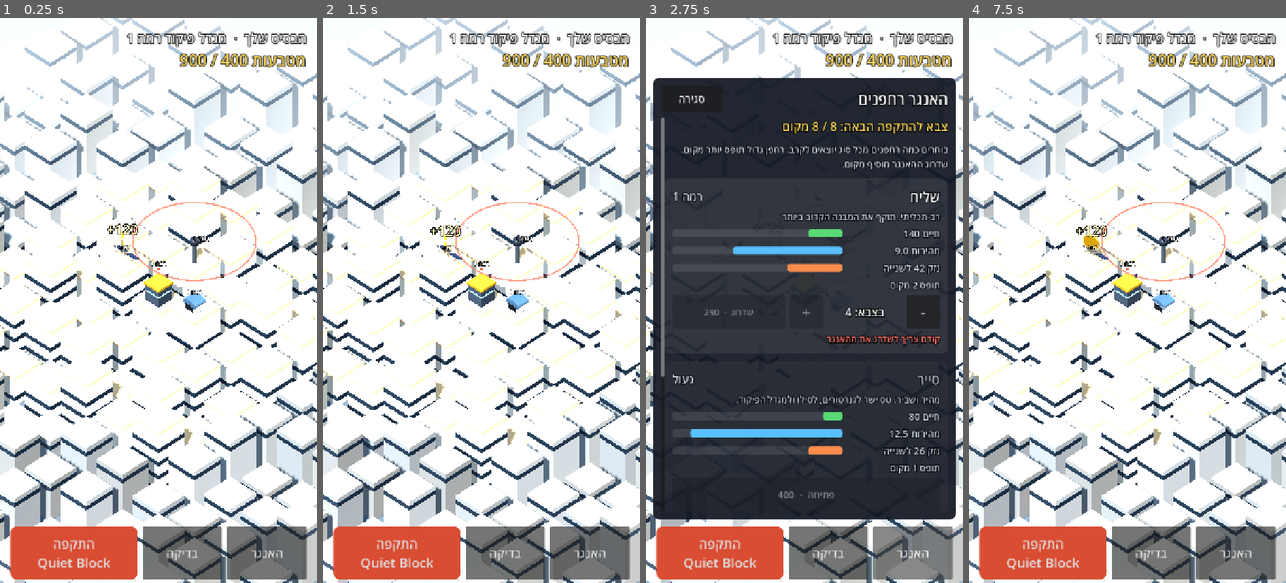
Above: before the commit, frames 1-4 (left to right).
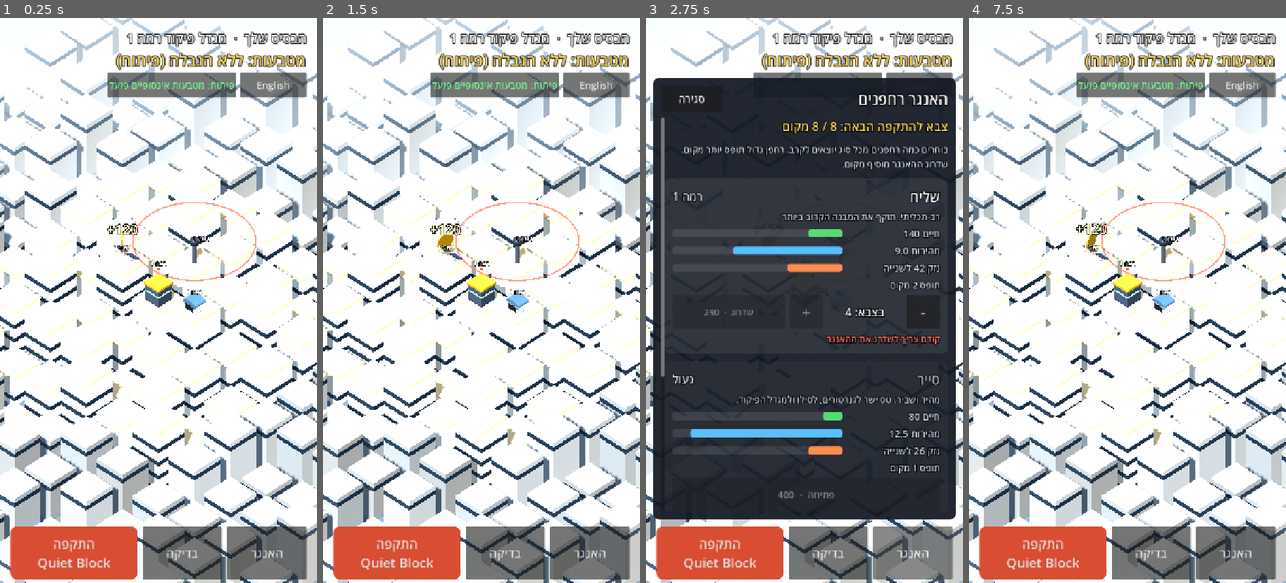
Above: after the commit, the same moments.

Repository: skywatchcom-design/drone-kingdom
Game: Godot game, scene res://scenes/home/home.tscn
The game is run twice, just before and just after one commit, with the same random seed, the same clock (stepped at 60 frames per second) and the same inputs.
Inputs (mouse positions are in pixels of both pictures, inside the frame that each line leads up to):
- Up to frame 1 (0.25 s): no input
- Up to frame 2 (1.5 s): click (595, 85) at 0.5 s, where only the run after the commit has a clickable "English"; click (367, 85) at 1.25 s, where only the run after the commit has a clickable "עברית"
- Up to frame 3 (2.75 s): click "האנגר" at 2 s
- Up to frame 4 (7.5 s): click "בדיקה" at 2.75 s; click "שליח x4" at 3.5 s; click "סיום" at 4.25 s; click "שוב" at 5 s; click "שליח x4" at 5.75 s; click "סיום" at 6.5 s; click "לבסיס" at 7.25 s

The runs differ from the first frame. In frame 1, 3.6% of the frame differs, in the area x 33-97%, y 6-15%; in frame 2, 3.9%; in frame 3, 1.5%; in frame 4, 4.0%, in the area x 33-97%, y 6-43%.

Commit message:
Language switch and developer-only infinite coins
- Home screen button switches all text between Hebrew and English;
  the choice is kept in a separate settings file
- Debug builds get a DEV switch for infinite coins (on by default):
  building, upgrading and drone unlocks cost nothing. It never exists in
  release exports, where OS.is_debug_build() is false
- All spending goes through one _spend() helper; test covers free mode

Co-Authored-By: Claude Opus 5.5 <noreply@anthropic.com>

Diff:
--- a/scripts/autoload/game_state.gd
+++ b/scripts/autoload/game_state.gd
@@ -21,11 +21,55 @@
 var city_seed := 7
 var best_stars := {}
 
+const SETTINGS_PATH := "user://settings.json"
+## Development only: building and upgrading cost nothing. Forced off in release exports,
+## where OS.is_debug_build() is false, so players can never get it.
+var infinite_coins := false
+
 
 func _ready() -> void:
 	I18n.setup_font()
+	load_settings()
 	if not load_game():
 		new_player()
+
+
+func dev_tools_available() -> bool:
+	return OS.is_debug_build()
+
+
+func set_infinite_coins(on: bool) -> void:
+	infinite_coins = on and dev_tools_available()
+	save_settings()
+
+
+func set_language(lang: String) -> void:
+	I18n.lang = lang
+	save_settings()
+
+
+func load_settings() -> void:
+	if not persist or not FileAccess.file_exists(SETTINGS_PATH):
+		infinite_coins = dev_tools_available()
+		return
+	var data = JSON.parse_string(FileAccess.get_file_as_string(SETTINGS_PATH))
+	if data is Dictionary:
+		I18n.lang = data.get("lang", I18n.lang)
+		infinite_coins = bool(data.get("infinite_coins", true)) and dev_tools_available()
+
+
+func save_settings() -> void:
+	if not persist:
+		return
+	var file := FileAccess.open(SETTINGS_PATH, FileAccess.WRITE)
+	if file != null:
+		file.store_string(JSON.stringify({"lang": I18n.lang, "infinite_coins": infinite_coins}))
+
+
+## Pays for something. With infinite coins on, nothing is taken.
+func _spend(cost: int) -> void:
+	if not infinite_coins:
+		coins -= cost
 
 
 func new_player() -> void:
@@ -121,7 +165,7 @@
 
 
 func _coins_reason(cost: int) -> String:
-	return "" if coins >= cost else I18n.t("Need %d more coins") % (cost - coins)
+	return "" if infinite_coins or coins >= cost else I18n.t("Need %d more coins") % (cost - coins)
 
 
 func upgrade_block_reason(cell: Array) -> String:
@@ -185,7 +229,7 @@
 func build(type: String, cell: Array) -> bool:
 	if build_block_reason(type) != "" or not structure_at(cell).is_empty():
 		return false
-	coins -= Catalog.build_cost(type)
+	_spend(Catalog.build_cost(type))
 	var s := {"type": type, "cell": [int(cell[0]), int(cell[1])], "level": 1}
 	if type == "generator":
 		s["collected_at"] = Time.get_unix_time_from_system()
@@ -198,7 +242,7 @@
 	if upgrade_block_reason(cell) != "":
 		return false
 	var s := structure_at(cell)
-	coins -= Catalog.upgrade_cost(s["type"], int(s["level"]))
+	_spend(Catalog.upgrade_cost(s["type"], int(s["level"])))
 	s["level"] = int(s["level"]) + 1
 	save_game()
 	return true
@@ -219,10 +263,10 @@
 	if drone_block_reason(type) != "":
 		return false
 	if drones.has(type):
-		coins -= Catalog.drone_upgrade_cost(type, int(drones[type]))
+		_spend(Catalog.drone_upgrade_cost(type, int(drones[type])))
 		drones[type] = int(drones[type]) + 1
 	else:
-		coins -= int(Catalog.DRONES[type]["unlock"])
+		_spend(int(Catalog.DRONES[type]["unlock"]))
 		drones[type] = 1
 	save_game()
 	return true
--- a/scripts/core/i18n.gd
+++ b/scripts/core/i18n.gd
@@ -88,6 +88,9 @@
 	"Unlock  ·  %d": "פתיחה  ·  %d",
 	"%s Lv %d": "%s רמה %d",
 	"Your Base (practice)": "הבסיס שלך (אימון)",
+	"DEV: infinite coins ON": "פיתוח: מטבעות אינסופיים פועל",
+	"DEV: infinite coins OFF": "פיתוח: מטבעות אינסופיים כבוי",
+	"Coins: unlimited (dev)": "מטבעות: ללא הגבלה (פיתוח)",
 
 	# Battle
 	"Tap outside the base to release drones": "לחצו מחוץ לבסיס כדי לשחרר רחפנים",
--- a/scripts/home/home.gd
+++ b/scripts/home/home.gd
@@ -34,6 +34,9 @@
 	hud.attack_pressed.connect(func() -> void: _go_raid("enemy"))
 	hud.test_pressed.connect(func() -> void: _go_raid("self"))
 	hud.hangar_pressed.connect(_open_hangar)
+	hud.language_pressed.connect(_toggle_language)
+	hud.dev_coins_pressed.connect(_toggle_infinite)
+	hud.set_dev(GameState.dev_tools_available(), GameState.infinite_coins)
 	_rebuild()
 	var args := OS.get_cmdline_user_args()
 	if args.has("--screenshot-panel"):
@@ -96,7 +99,7 @@
 
 func _refresh_header() -> void:
 	var target := Bases.enemy(GameState.enemy_index, GameState.hq_level())
-	hud.set_header(GameState.hq_level(), GameState.coins, GameState.coin_cap(), target["name"])
+	hud.set_header(GameState.hq_level(), GameState.coins, GameState.coin_cap(), target["name"], GameState.infinite_coins)
 	for bubble in coins:
 		if bubble.scale.x > 0.99:
 			bubble.set_amount(GameState.generator_pending(GameState.structure_at(bubble.cell)))
@@ -440,6 +443,19 @@
 		_open_hangar()
 
 
+## Switches every text in the game between Hebrew and English; the scene reloads to redraw.
+func _toggle_language() -> void:
+	GameState.set_language("en" if I18n.rtl() else "he")
+	get_tree().reload_current_scene()
+
+
+func _toggle_infinite() -> void:
+	GameState.set_infinite_coins(not GameState.infinite_coins)
+	hud.set_dev(GameState.dev_tools_available(), GameState.infinite_coins)
+	_refresh_header()
+	hud.hide_panel()
+
+
 func _set_army(type: String, count: int) -> void:
 	GameState.set_army_count(type, count)
 	_open_hangar()
--- a/scripts/home/home_hud.gd
+++ b/scripts/home/home_hud.gd
@@ -6,6 +6,8 @@
 signal attack_pressed
 signal hangar_pressed
 signal test_pressed
+signal language_pressed
+signal dev_coins_pressed
 
 var _title: Label
 var _coins: Label
@@ -15,6 +17,8 @@
 var _panel_body: VBoxContainer
 var _toast: Label
 var _bottom: HBoxContainer
+var _tools: HBoxContainer
+var _dev: Button
 
 
 func _ready() -> void:
@@ -30,6 +34,19 @@
 	_title = make_label(top, "", 30)
 	_coins = make_label(top, "", 36)
 	_coins.add_theme_color_override("font_color", Color(1.0, 0.85, 0.35))
+	_tools = HBoxContainer.new()
+	_tools.add_theme_constant_override("separation", 10)
+	top.add_child(_tools)
+	# The language button always names the *other* language, in that language.
+	var lang := make_button(_tools, "English" if I18n.rtl() else "עברית", 22, 56)
+	lang.size_flags_horizontal = Control.SIZE_SHRINK_BEGIN
+	lang.custom_minimum_size.x = 150
+	lang.pressed.connect(func() -> void: language_pressed.emit())
+	_dev = make_button(_tools, "", 22, 56)
+	_dev.size_flags_horizontal = Control.SIZE_SHRINK_BEGIN
+	_dev.custom_minimum_size.x = 230
+	_dev.pressed.connect(func() -> void: dev_coins_pressed.emit())
+	_dev.visible = false
 
 	_bottom = HBoxContainer.new()
 	_bottom.anchor_top = 1.0
@@ -92,9 +109,16 @@
 	_toast.modulate.a = move_toward(_toast.modulate.a, 0.0, delta * 0.6)
 
 
-func set_header(hq_level: int, coins: int, cap: int, target_name: String) -> void:
+## Shows the developer-only infinite coins switch (debug builds only).
+func set_dev(available: bool, infinite: bool) -> void:
+	_dev.visible = available
+	_dev.text = I18n.t("DEV: infinite coins ON") if infinite else I18n.t("DEV: infinite coins OFF")
+	_dev.add_theme_color_override("font_color", Color(0.45, 0.95, 0.55) if infinite else Color(0.8, 0.84, 0.9))
+
+
+func set_header(hq_level: int, coins: int, cap: int, target_name: String, infinite: bool = false) -> void:
 	_title.text = I18n.t("Your Base  ·  Command Tower Lv %d") % hq_level
-	_coins.text = I18n.t("Coins %d / %d") % [coins, cap]
+	_coins.text = I18n.t("Coins: unlimited (dev)") if infinite else I18n.t("Coins %d / %d") % [coins, cap]
 	_attack.text = I18n.t("ATTACK\n%s") % target_name
 
 
@@ -148,7 +172,7 @@
 
 
 func blocks(pos: Vector2) -> bool:
-	for c: Control in [_panel, _bottom]:
+	for c: Control in [_panel, _bottom, _tools]:
 		if c.is_visible_in_tree() and c.get_global_rect().has_point(pos):
 			return true
 	return false
--- a/tests/test_economy.gd
+++ b/tests/test_economy.gd
@@ -120,6 +120,17 @@
 	return got == 50 and left > 400
 
 
+func test_infinite_coins_make_everything_free() -> bool:
+	var gs := _fresh_state()
+	gs.coins = 0
+	gs.infinite_coins = true
+	var upgraded: bool = gs.upgrade([3, 3])
+	var built: bool = gs.build("net", [0, 0])
+	var unchanged: bool = gs.coins == 0
+	gs.free()
+	return upgraded and built and unchanged
+
+
 func test_coins_are_capped() -> bool:
 	var gs := _fresh_state()
 	gs.add_coins(1_000_000)
